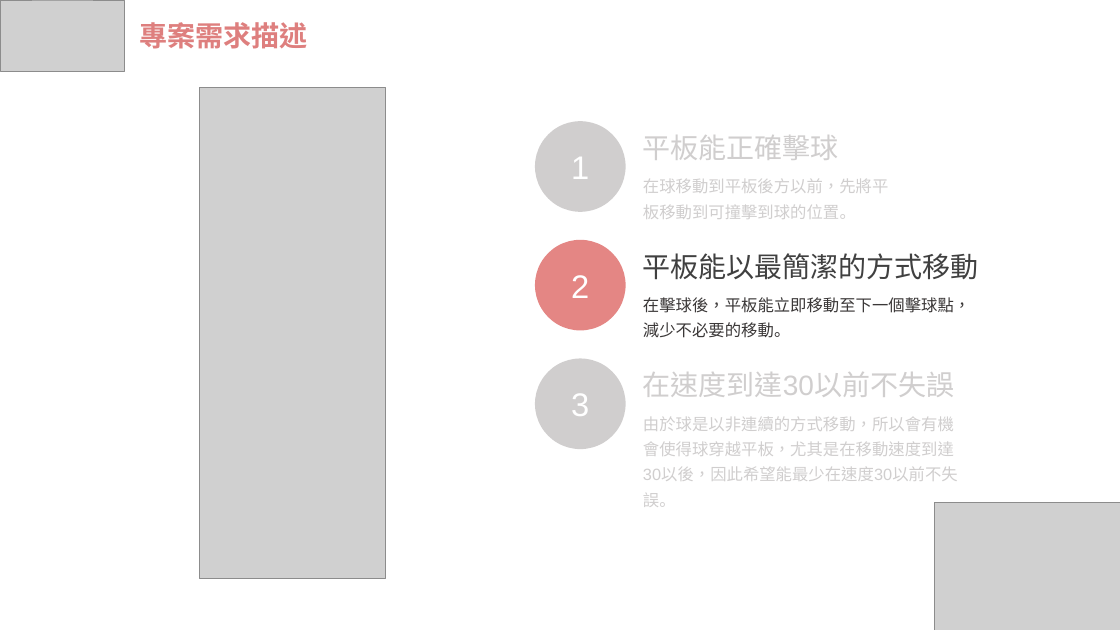
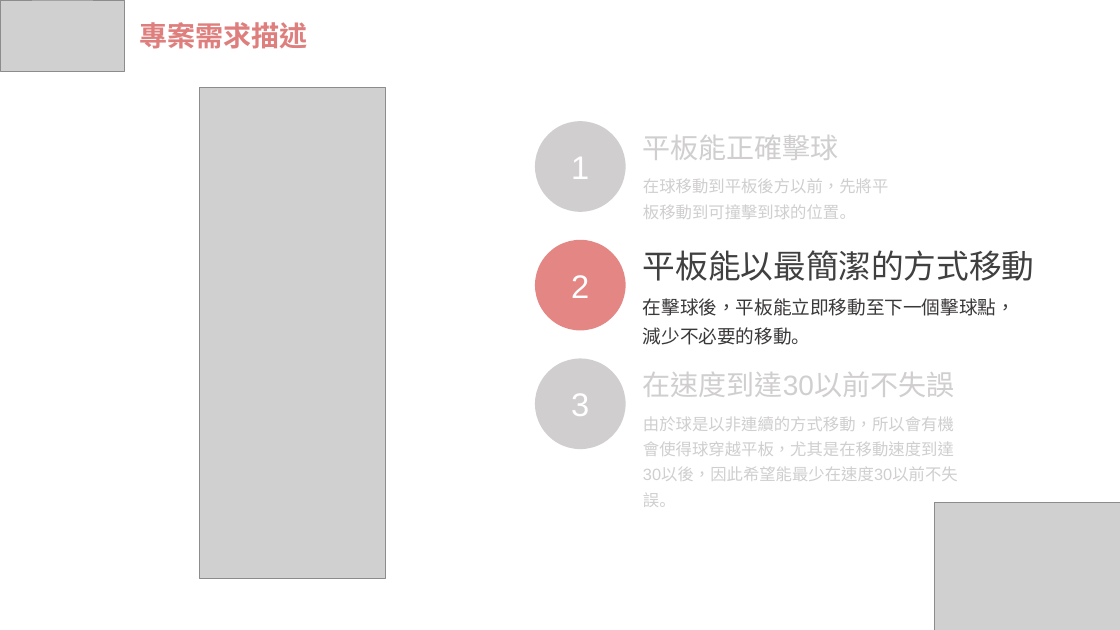
Before and after one commit to wasteee/-Machine-Learning-1081-0316-Project-HW6, a slide deck: slide 6 of ML_0552050.pptx. Drawn at 1120x630 pixels with LibreOffice and Linux fonts; fonts in the diff are those of the drawing; grey boxes stand for pictures. Boxes give left, top, right and bottom in pixels: in the first picture for what was removed or moved away, otherwise in the second. Text is boxed around its words. In the diff, an @@ line names an element or a change of style, - is before the commit and + after.

```diff
--- a/ML_0552050.pptx
+++ b/ML_0552050.pptx
@@ text "平板能以最簡潔的方式移動" at (643, 250, 1034, 281): size 24 to 28 pt @@
@@ text "在擊球後，平板能立即移動至下一個擊球點，減少不必要的移動。" at (643, 298, 1015, 345): size 14 to 16 pt @@
```
Also in this commit, not shown: 3 other slides changed.
